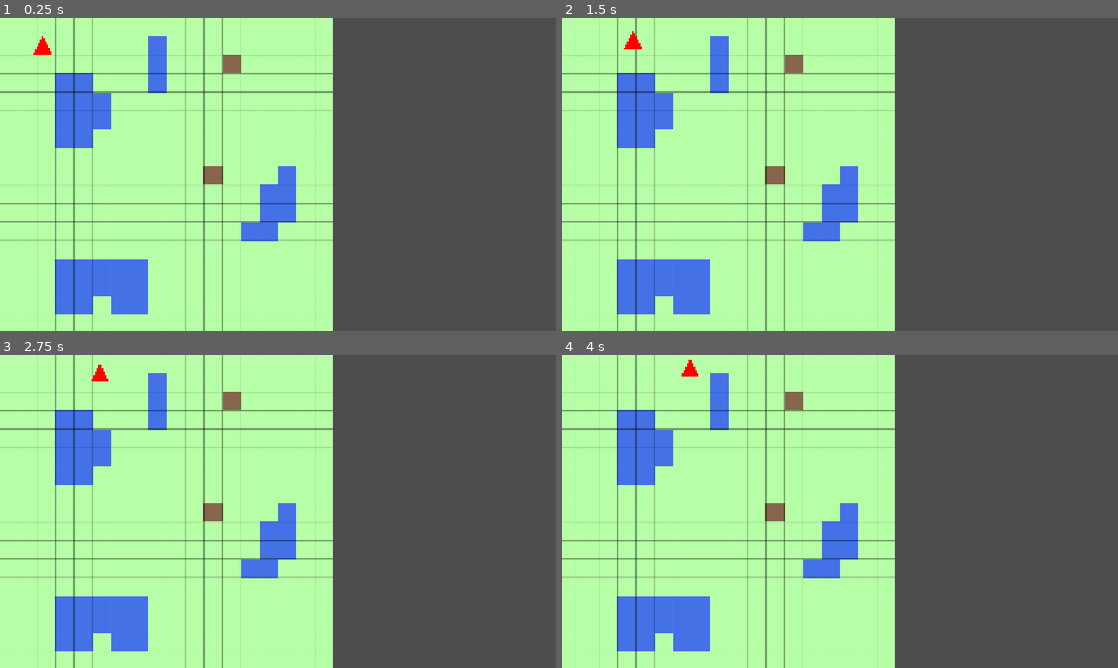
Above: before the commit, frames 1-4 (two rows, left to right).
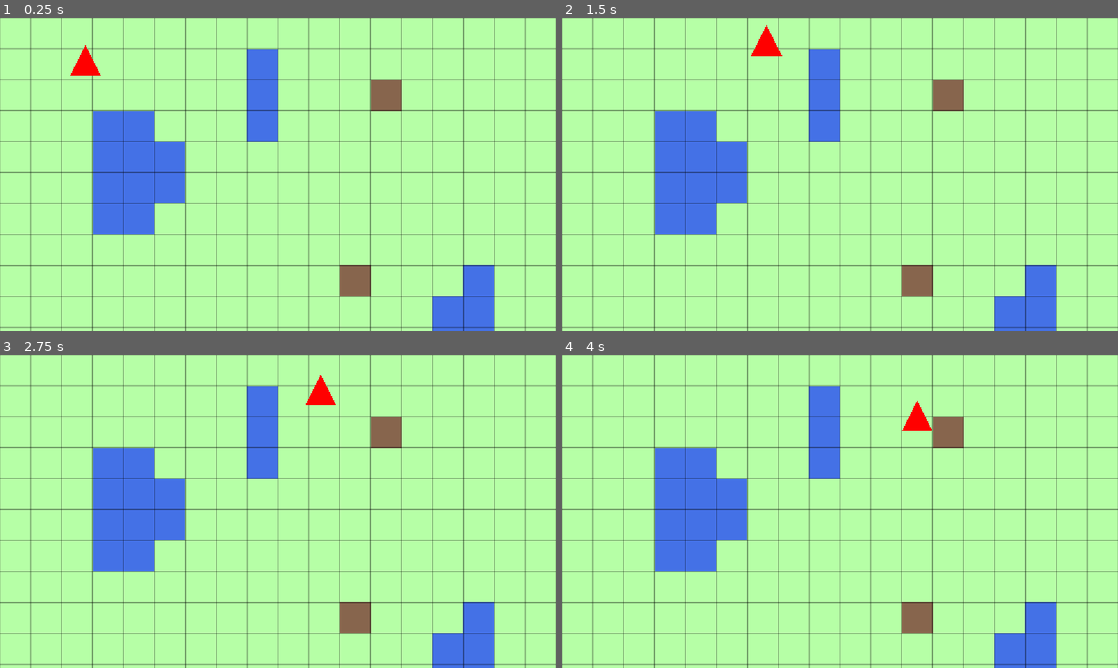
Above: after the commit, the same moments.

Repository: g-santos-m/rts-godot
Game: Godot game, scene res://scenes/main.tscn
Same seed, same stepped clock (60 frames per second), same inputs: the game is played once before the commit and once after it.
Inputs:
- Up to frame 1 (0.25 s): no input
- Up to frame 2 (1.5 s): no input
- Up to frame 3 (2.75 s): no input
- Up to frame 4 (4 s): no input

The runs differ from the first frame. In frame 1, 60% of the frame differs, in the area x 0-100%, y 0-100%; in frame 2, 60%; in frame 3, 60%; in frame 4, 59%.

Commit message:
added utility class for printing formatted messages to output"

Diff:
--- a/rts-godot-project/project.godot
+++ b/rts-godot-project/project.godot
@@ -17,8 +17,6 @@
 
 [display]
 
-window/size/viewport_width=1920
-window/size/viewport_height=1080
 window/stretch/mode="canvas_items"
 window/stretch/aspect="expand"
 
--- a/rts-godot-project/scenes/entities/buildings/castle/castle.gd
+++ b/rts-godot-project/scenes/entities/buildings/castle/castle.gd
@@ -1,10 +1,10 @@
 extends StaticBody2D
 
 # Unit stats
-const max_health := 10.0
+const MAX_HEALTH := 10.0
 
 # Unit state
-var current_health := max_health
+var current_health := MAX_HEALTH
 
 func _ready() -> void:
     pass
--- a/rts-godot-project/scenes/entities/enemies/zombie/zombie.gd
+++ b/rts-godot-project/scenes/entities/enemies/zombie/zombie.gd
@@ -1,8 +1,8 @@
 extends CharacterBody2D
 
 # Unit stats
-const unit_speed := 80.0
-const attack_damage := 10.0
+const UNIT_SPEED := 200.0
+const ATTACK_DAMAGE := 10.0
 
 # Unit state
 var current_target: CollisionObject2D = null
@@ -11,8 +11,10 @@
 signal target_attacked(target, damage)
 
 @onready var nav_agent := $NavigationAgent2D
+@onready var printer := Printer.new(name)
 
 func _ready() -> void:
+    printer.cprint("has spawned at ", global_position)
     _set_closest_building()
 
 func _process(delta: float) -> void:
@@ -30,14 +32,15 @@
     # Si ya ha llegado al objetivo, para y ataca.
     if nav_agent.is_navigation_finished():
         velocity = Vector2.ZERO
-        target_attacked.emit(current_target, attack_damage)
+        target_attacked.emit(current_target, ATTACK_DAMAGE)
+        printer.cprint("attacked ", current_target)
         move_and_slide()
         return
 
     # Calcula la siguiente posición.
     var next_position = nav_agent.get_next_path_position()
     var direction = (next_position - global_position).normalized()
-    velocity = direction * unit_speed
+    velocity = direction * UNIT_SPEED
     move_and_slide()
 
 # Busca el edificio más cercano.
@@ -56,3 +59,5 @@
 
     # Asigna el edificio más cercano como objetivo.
     current_target = closest_building
+    if current_target:
+        printer.cprint("is targeting ", current_target.name, " at ", current_target.global_position)
--- a/rts-godot-project/scenes/levels/level_1/level_1.gd
+++ b/rts-godot-project/scenes/levels/level_1/level_1.gd
@@ -5,6 +5,7 @@
 # Called when the node enters the scene tree for the first time.
 func _ready() -> void:
     var zombie_1 := zombie_scene.instantiate()
+    zombie_1.name = "zombie_1"
     zombie_1.global_position = Vector2(128, 128)
     add_child(zombie_1)
 
--- /dev/null
+++ b/rts-godot-project/utils/printer.gd
@@ -0,0 +1,11 @@
+class_name Printer
+## Utilidad para formatear el texto impreso en Output.
+
+var _node_name: String
+
+func _init(node_name: String) -> void:
+    _node_name = node_name
+
+## Inserta el nombre del Nodo al inicio del string.
+func cprint(...args: Array) -> void:
+    print("[%s] " % _node_name, "".join(args))
Not shown, added: rts-godot-project/utils/printer.gd.uid
